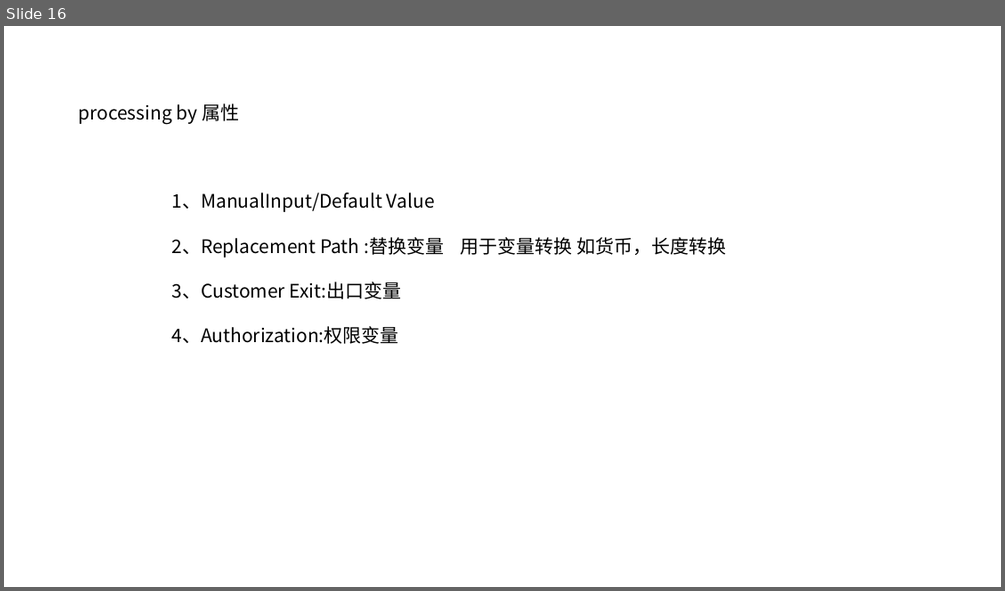
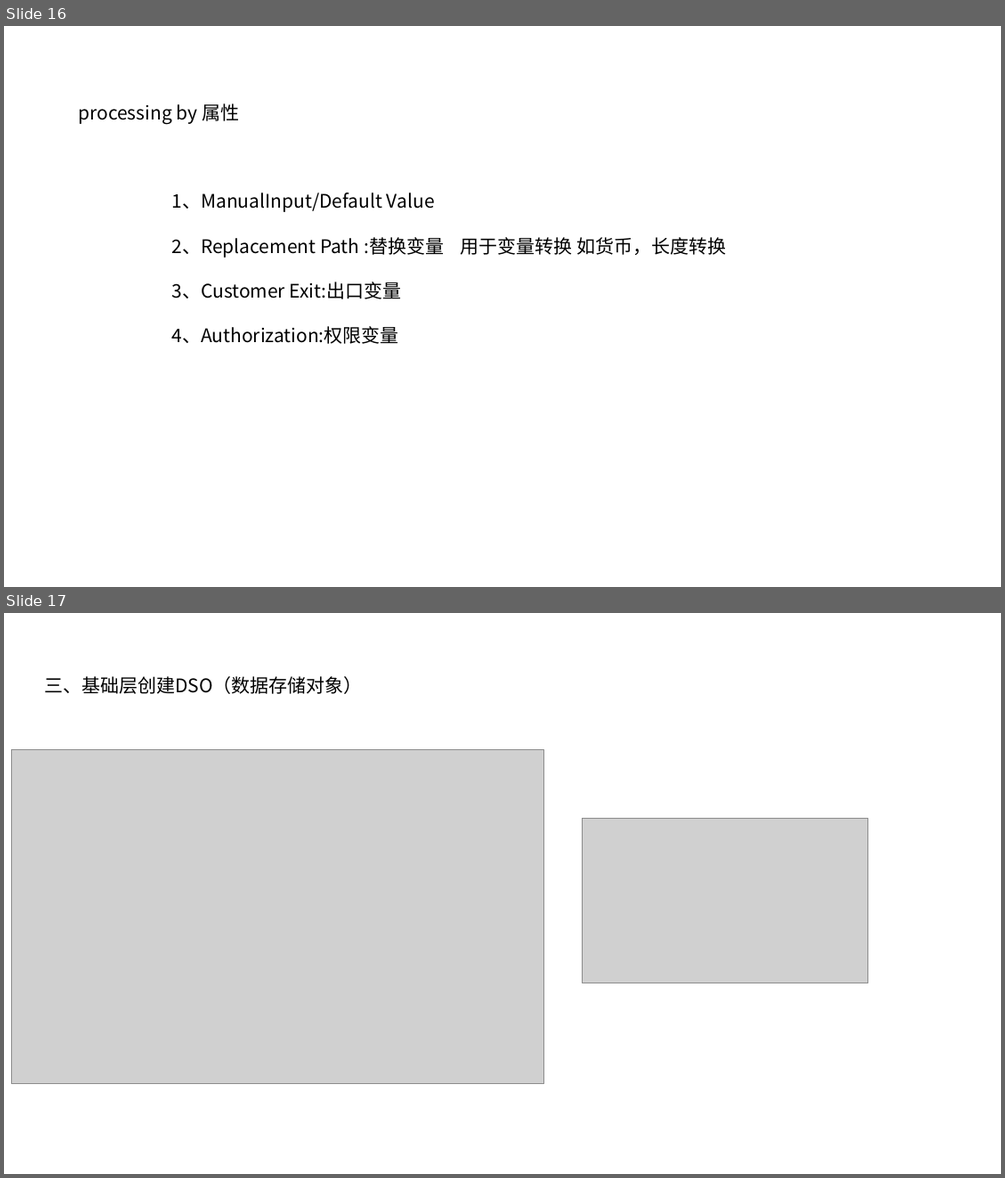
Before and after one commit to chenzz1228/MDG, a slide deck: bw/bw之ecplise.pptx. Shown one above the other, each under a label of ours: slide 16 before the commit, slides 16 and 17 after it. The pictures are 1005x591 and 1005x1178 pixels, drawn with LibreOffice and Linux fonts; fonts in the diff are those of the drawing; grey boxes stand for pictures. Boxes give left, top, right and bottom in pixels: in the first picture for what was removed or moved away, otherwise in the second. Text is boxed around its words. In the diff, an @@ line names an element or a change of style, - is before the commit and + after.

Commit message:
'1'

```diff
--- a/bw/bw之ecplise.pptx
+++ b/bw/bw之ecplise.pptx
@@ slide 17 added at (x1=4, y1=613, x2=1001, y2=1174), background #FFFFFF @@
@@ text added at (x1=44, y1=676, x2=363, y2=694), 18 pt, text #000000 @@
+三、基础层创建DSO（数据存储对象）
@@ picture added at (x1=11, y1=750, x2=543, y2=1083) @@
@@ picture added at (x1=582, y1=819, x2=867, y2=983) @@
```
Also in this commit, not shown: 7 other slides added.
